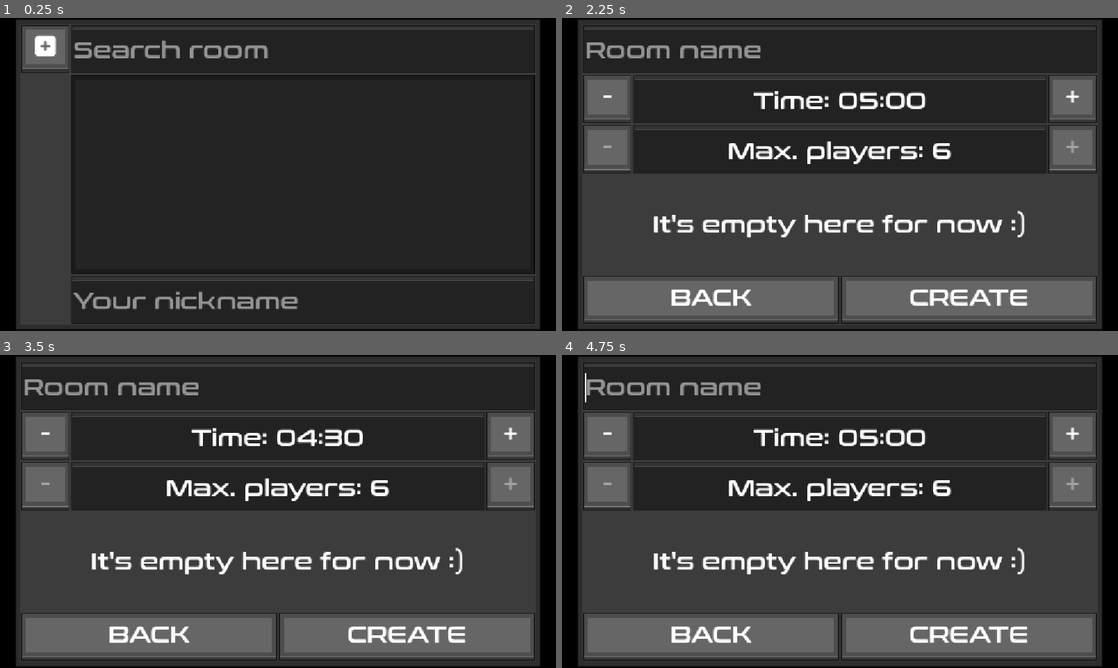
Above: before the commit, frames 1-4 (two rows, left to right).
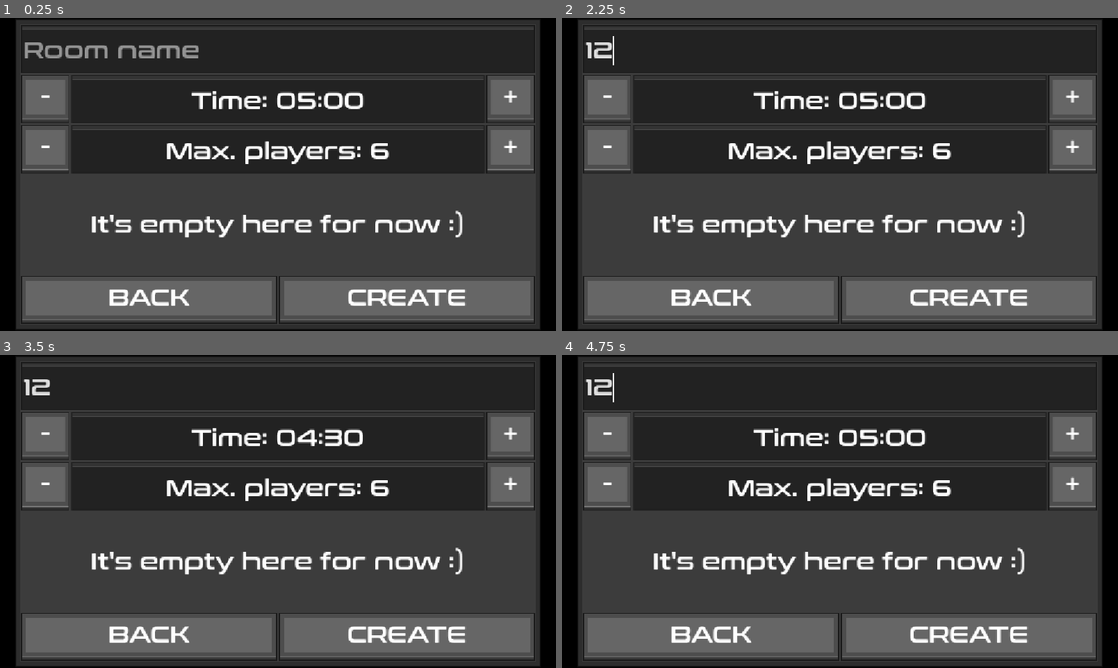
Above: after the commit, the same moments.

Repository: YegorKosstenko/Network-Manager
Game: Godot game, scene res://Menu.tscn
Two runs of this game, one before a commit and one after it. Both use one fixed random seed, a clock stepped at 60 frames per second and the inputs below.
Inputs (mouse positions are in pixels of both pictures, inside the frame that each line leads up to):
- Up to frame 1 (0.25 s): no input
- Up to frame 2 (2.25 s): click (867, 49) at 0.52 s; type "12" at 0.6 s; click (867, 299) at 0.75 s; type "Alex" at 0.83 s; click (967, 299) at 1.25 s, where only the run after the commit has a clickable "CREATE"; click "" at 2 s
- Up to frame 3 (3.5 s): click "-" at 2.75 s
- Up to frame 4 (4.75 s): click "+" at 3.5 s; click "" at 4.25 s

The runs differ from the first frame. In frame 1, 25% of the frame differs, in the area x 3-97%, y 2-98%; in frame 2, 0.9%; in frame 3, 0.9%; in frame 4, 0.9%.
Error before the commit: Invalid access to property or key 'update_rooms' on a base object of type 'Nil'. (res://Lobby.gd:87)
Error after the commit: Invalid access to property or key 'update_rooms' on a base object of type 'Nil'. (res://Lobby.gd:102)

Commit message:
You can now change the maximum number of players in a single room; fixed a bug that caused problems entering the room

Diff:
--- a/Lobby.gd
+++ b/Lobby.gd
@@ -9,6 +9,8 @@
 @export var back_from_create_room_button_path : NodePath
 @export var minus_30_sec_button_path : NodePath
 @export var plus_30_sec_button_path : NodePath
+@export var minus_one_player_button_path : NodePath
+@export var plus_one_player_button_path : NodePath
 
 @export_group("LineEdits")
 @export var name_player_line_edit_path : NodePath
@@ -27,6 +29,7 @@
 @export_group("Labels")
 @export var time_label_path : NodePath
 @export var room_time_label_path : NodePath
+@export var max_players_label_path : NodePath
 
 @export_category("Others")
 @export var error_dialog_path : NodePath
@@ -39,6 +42,8 @@
 @onready var back_from_create_room_button : Button = get_node(back_from_create_room_button_path)
 @onready var minus_30_sec_button : Button = get_node(minus_30_sec_button_path)
 @onready var plus_30_sec_button : Button = get_node(plus_30_sec_button_path)
+@onready var minus_one_player_button : Button = get_node(minus_one_player_button_path)
+@onready var plus_one_player_button : Button = get_node(plus_one_player_button_path)
 
 @onready var name_player_line_edit : LineEdit = get_node(name_player_line_edit_path)
 @onready var name_room_line_edit : LineEdit = get_node(name_room_line_edit_path)
@@ -53,14 +58,21 @@
 
 @onready var time_label : Label = get_node(time_label_path)
 @onready var room_time_label : Label = get_node(room_time_label_path)
+@onready var max_players_label : Label = get_node(max_players_label_path)
 
 @onready var error_dialog : AcceptDialog = get_node(error_dialog_path)
 
 
 var time = 300:
 	set(new_value):
-		time = clampi(new_value, 0, 900)
+		time = clampi(new_value, 30, 900)
+		@warning_ignore("integer_division")
 		time_label.text = "Time: %02d:%02d" % [time / 60, time % 60]
+
+var max_players = 6:
+	set(new_value):
+		max_players = clampi(new_value, 2, 6)
+		max_players_label.text = "Max. players: %d" % max_players
 
 var self_id = null
 var temp_room_id = 0
@@ -79,9 +91,12 @@
 	start_button.pressed.connect(_on_start_pressed)
 	search_line_edit.text_changed.connect(_on_search_text_changed)
 	back_from_create_room_button.pressed.connect(_on_back_from_create_room)
-	minus_30_sec_button.pressed.connect(func(): time += edit_time("minus"))
-	plus_30_sec_button.pressed.connect(func(): time += edit_time("plus"))
-
+	minus_30_sec_button.pressed.connect(func(): time -= 30)
+	plus_30_sec_button.pressed.connect(func(): time += 30)
+	minus_one_player_button.pressed.connect(func(): max_players -= 1)
+	plus_one_player_button.pressed.connect(func(): max_players += 1)
+
+	@warning_ignore("integer_division")
 	time_label.text = "Time: %02d:%02d" % [time / 60, time % 60]
 
 	Network.update_rooms.connect(_update_rooms)
@@ -108,7 +123,7 @@
 		_call_error_dialog(2)
 		return
 
-	Network.create_room.rpc_id(1, self_id, name_room_line_edit.text, name_player_line_edit.text, time)
+	Network.create_room.rpc_id(1, self_id, name_room_line_edit.text, name_player_line_edit.text, time, max_players)
 	menu_screen.visible = false
 	room_screen.visible = true
 	create_room_screen.visible = false
@@ -119,8 +134,6 @@
 	if visible:
 		for i in list_rooms.get_children():
 			i.queue_free()
-
-		print(rooms_data)
 
 		for i in rooms_data:
 			var room = rooms_data[i]
@@ -206,9 +219,3 @@
 func _call_error_dialog(number_text: int):
 	error_dialog.dialog_text = error_texts[number_text]
 	error_dialog.popup_centered()
-
-
-func edit_time(where):
-	match where:
-		"minus" : return -30
-		"plus" : return 30
--- a/Menu.tscn
+++ b/Menu.tscn
@@ -28,6 +28,8 @@
 back_from_create_room_button_path = NodePath("CreateRoom/Panel/MC/VBC/HBC/BackButton")
 minus_30_sec_button_path = NodePath("CreateRoom/Panel/MC/VBC/TimeGameHBC/MinusButton")
 plus_30_sec_button_path = NodePath("CreateRoom/Panel/MC/VBC/TimeGameHBC/PlusButton")
+minus_one_player_button_path = NodePath("CreateRoom/Panel/MC/VBC/NumberPlayersHBC/MinusButton")
+plus_one_player_button_path = NodePath("CreateRoom/Panel/MC/VBC/NumberPlayersHBC/PlusButton")
 name_player_line_edit_path = NodePath("Menu/Panel/MC/HBC/VBC2/PlayerNameLineEdit")
 name_room_line_edit_path = NodePath("CreateRoom/Panel/MC/VBC/NameRoomHBC/LineEdit")
 search_line_edit_path = NodePath("Menu/Panel/MC/HBC/VBC2/SearchLineEdit")
@@ -38,6 +40,7 @@
 list_rooms_path = NodePath("Menu/Panel/MC/HBC/VBC2/Panel/MC/ScrollContainer/ListRoomsVBC")
 time_label_path = NodePath("CreateRoom/Panel/MC/VBC/TimeGameHBC/LineEdit/Label")
 room_time_label_path = NodePath("Room/Panel/MC/HBC/TimeLabel")
+max_players_label_path = NodePath("CreateRoom/Panel/MC/VBC/NumberPlayersHBC/LineEdit/Label")
 error_dialog_path = NodePath("ErrorDialog")
 
 [node name="ColorRect" type="ColorRect" parent="." unique_id=1985068323]
@@ -144,7 +147,6 @@
 max_length = 25
 
 [node name="CreateRoom" type="MarginContainer" parent="." unique_id=611993135]
-visible = false
 layout_mode = 1
 anchors_preset = -1
 anchor_left = 0.5
@@ -229,7 +231,6 @@
 [node name="MinusButton" type="Button" parent="CreateRoom/Panel/MC/VBC/NumberPlayersHBC" unique_id=1979871904]
 custom_minimum_size = Vector2(100, 0)
 layout_mode = 2
-disabled = true
 text = "-"
 
 [node name="LineEdit" type="Panel" parent="CreateRoom/Panel/MC/VBC/NumberPlayersHBC" unique_id=69978324]
@@ -252,7 +253,6 @@
 [node name="PlusButton" type="Button" parent="CreateRoom/Panel/MC/VBC/NumberPlayersHBC" unique_id=1615919906]
 custom_minimum_size = Vector2(100, 0)
 layout_mode = 2
-disabled = true
 text = "+"
 
 [node name="Control" type="Control" parent="CreateRoom/Panel/MC/VBC" unique_id=339342441]
--- a/Network.gd
+++ b/Network.gd
@@ -54,7 +54,7 @@
 
 
 @rpc("any_peer", "call_remote", "reliable")
-func create_room(id_host, name_room, name_host, time):
+func create_room(id_host, name_room, name_host, time, max_players):
 	if not is_server:
 		return
 
@@ -64,7 +64,7 @@
 	rooms[id_host] = {
 		"Name_room" = name_room,
 		"Players" = {},
-		"Max_players" = 6,
+		"Max_players" = max_players,
 		"Name_host" = name_host,
 		"Time" = time,
 		"Gaming" = false
@@ -87,7 +87,8 @@
 		return
 
 	if rooms[room_id]["Players"].size() == rooms[room_id]["Max_players"]:
-		error.emit(3)
+		_error.rpc_id(player_id, 3)
+		print(rooms[room_id]["Players"])
 		return
 
 	var player_data : Dictionary = {
@@ -129,6 +130,7 @@
 		return
 
 	if rooms.has(room_id):
+		leave_room_remote(room_id, player_id)
 		leave_room_remote.rpc(room_id, player_id)
 
 
@@ -139,21 +141,21 @@
 
 		rooms.erase(player_id)
 
-		end_game.rpc_id(1, room_id)
+		end_game(room_id)
 
 		for i in players_in_room.keys():
 			if i == self_id:
 				_update_players(room_id)
 				leave.emit()
-				error.emit(0)
+				if i != room_id:
+					error.emit(0)
 			else:
 				_update_players.rpc_id(i, room_id)
 				_leave_room.rpc_id(i)
-				_error.rpc_id(i, 0)
+				if i != room_id:
+					_error.rpc_id(i, 0)
 
 		update_rooms.emit(rooms)
-		print("Work!")
-
 	else:
 		if rooms.has(room_id):
 			if rooms[room_id]["Players"].has(player_id):
@@ -170,8 +172,6 @@
 				else:
 					_update_players.rpc_id(i, room_id)
 
-
-
 	update_rooms.emit(rooms)
 
 
@@ -203,8 +203,6 @@
 
 	update_rooms.emit(rooms)
 
-	#print(rooms[room_id]["Players"])
-
 
 @rpc("any_peer", "call_local", "reliable")
 func load_world(room_id):
Not shown, removed: export_presets.cfg
